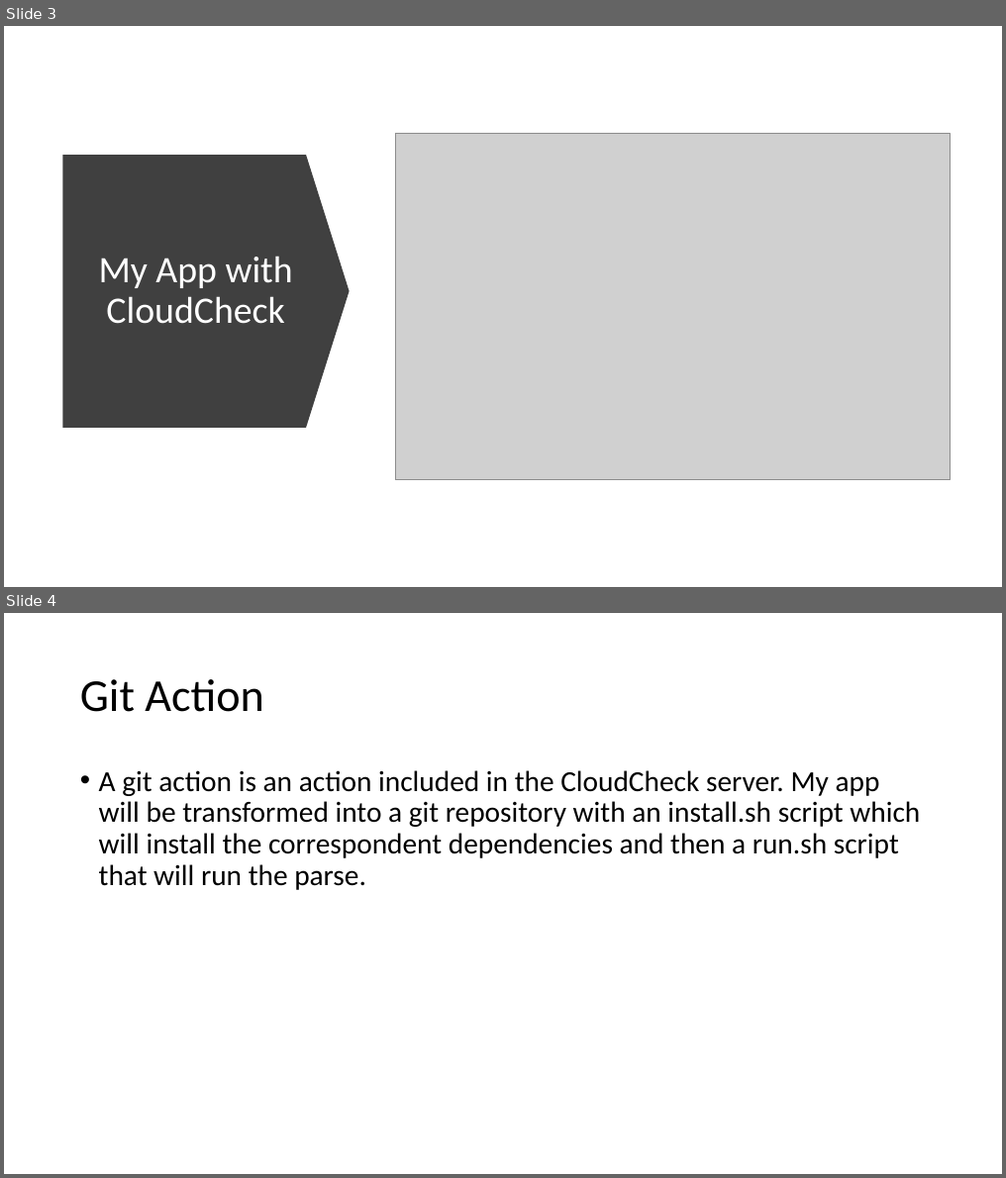
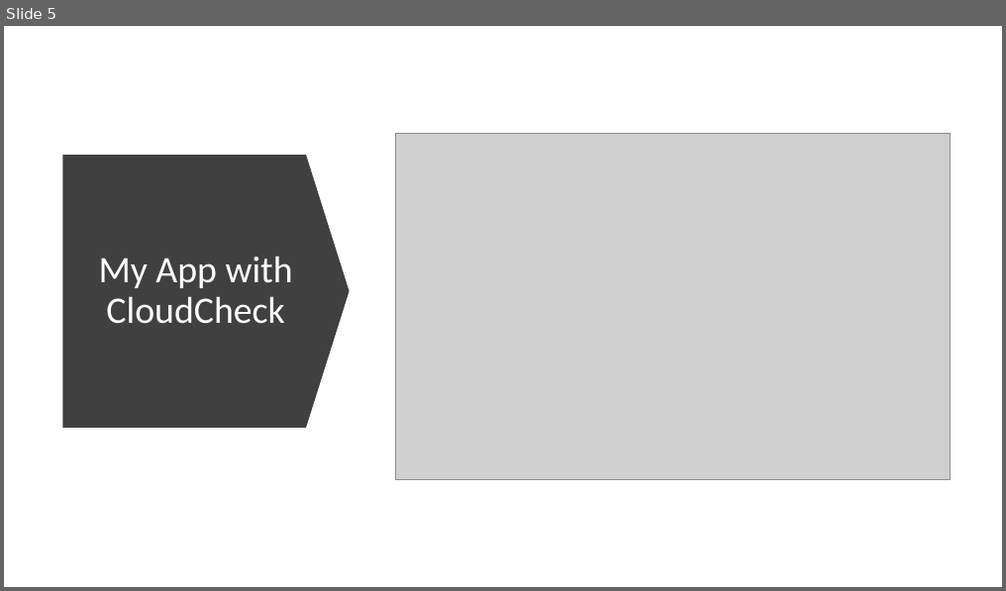
Before and after one commit to MateiMitran/MermaidParseAPI, a slide deck: docs/MermaidJS Plugin.pptx. Shown one above the other, each under a label of ours: slides 3 and 4 before the commit, slide 5 after it. The pictures are 1006x1178 and 1006x591 pixels, drawn with LibreOffice and Linux fonts; fonts in the diff are those of the drawing; grey boxes stand for pictures. Boxes give left, top, right and bottom in pixels: in the first picture for what was removed or moved away, otherwise in the second. Text is boxed around its words. In the diff, an @@ line names an element or a change of style, - is before the commit and + after.

```diff
--- a/docs/MermaidJS Plugin.pptx
+++ b/docs/MermaidJS Plugin.pptx
@@ slide 4 removed at box(4, 613, 1002, 1174), background #FFFFFF @@
@@ title removed at box(80, 679, 264, 712) @@
-Git Action
@@ text removed at box(99, 770, 920, 890) @@
-• A git action is an action included in the CloudCheck server. My app will be transformed into a git repository with an install.sh script which will install the correspondent dependencies and then a run.sh script that will run the parse.
@@ what was slide 3 is now slide 5 @@
```
Also in this commit, not shown: 3 slides changed, 2 other slides removed, 7 other files.
